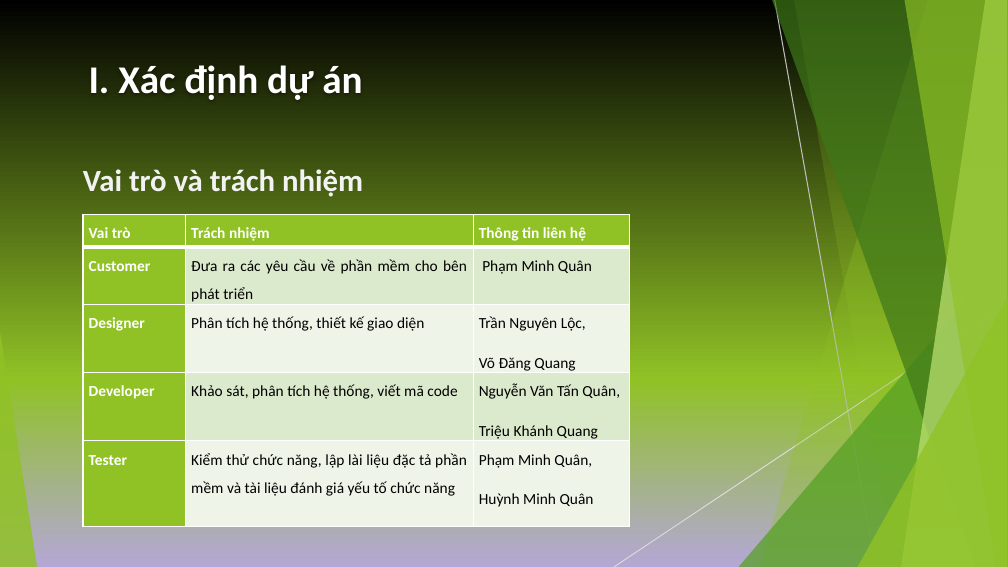
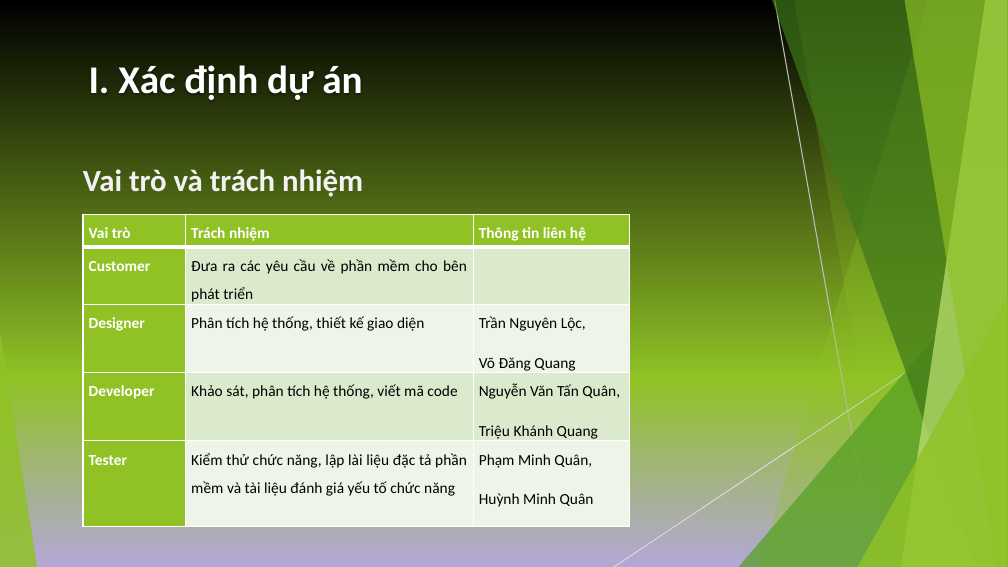
Before and after one commit to EdgarIgnite16/MSP-Project, a slide deck: slide 7 of Report/Nhom9_SingedShop_FinalUltimateVersion.pptx. Drawn at 1008x567 pixels with LibreOffice and Linux fonts; fonts in the diff are those of the drawing. Boxes give left, top, right and bottom in pixels: in the first picture for what was removed or moved away, otherwise in the second. Text is boxed around its words. In the diff, an @@ line names an element or a change of style, - is before the commit and + after.

```diff
--- a/Report/Nhom9_SingedShop_FinalUltimateVersion.pptx
+++ b/Report/Nhom9_SingedShop_FinalUltimateVersion.pptx
@@ table at <box>83,214,629,517</box> @@
-row 2, column 3: Phạm Minh Quân
+row 2, column 3: 
```
Also in this commit, not shown: 1 other slide changed.
